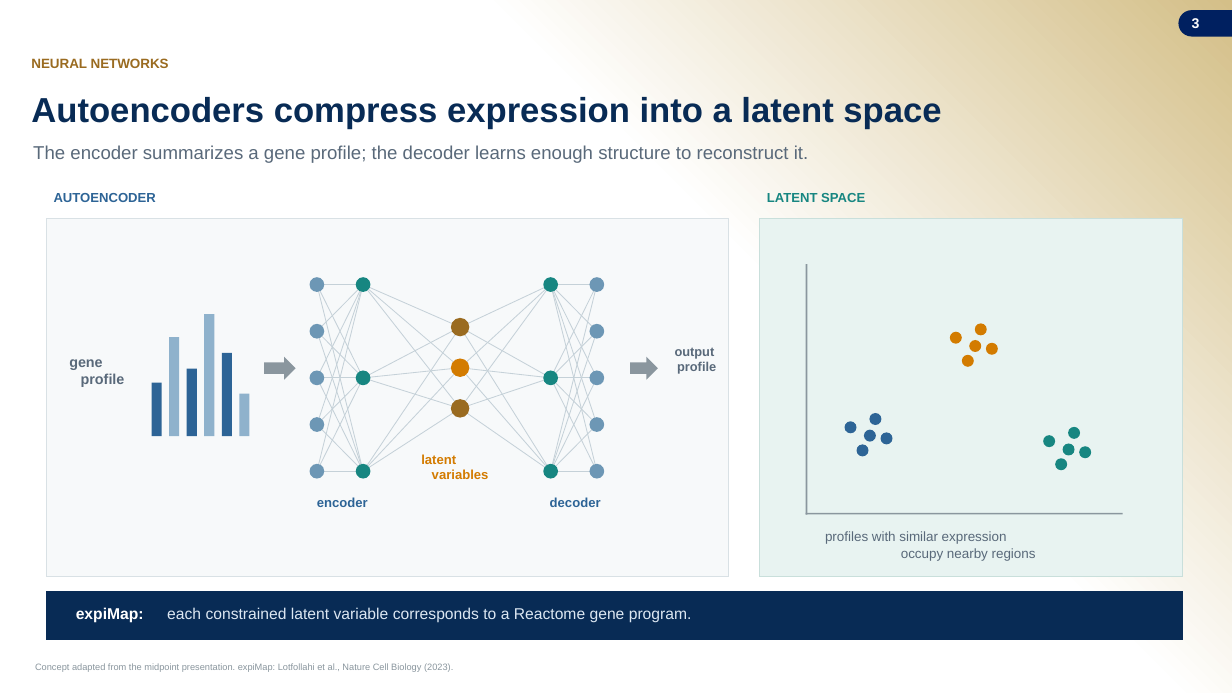
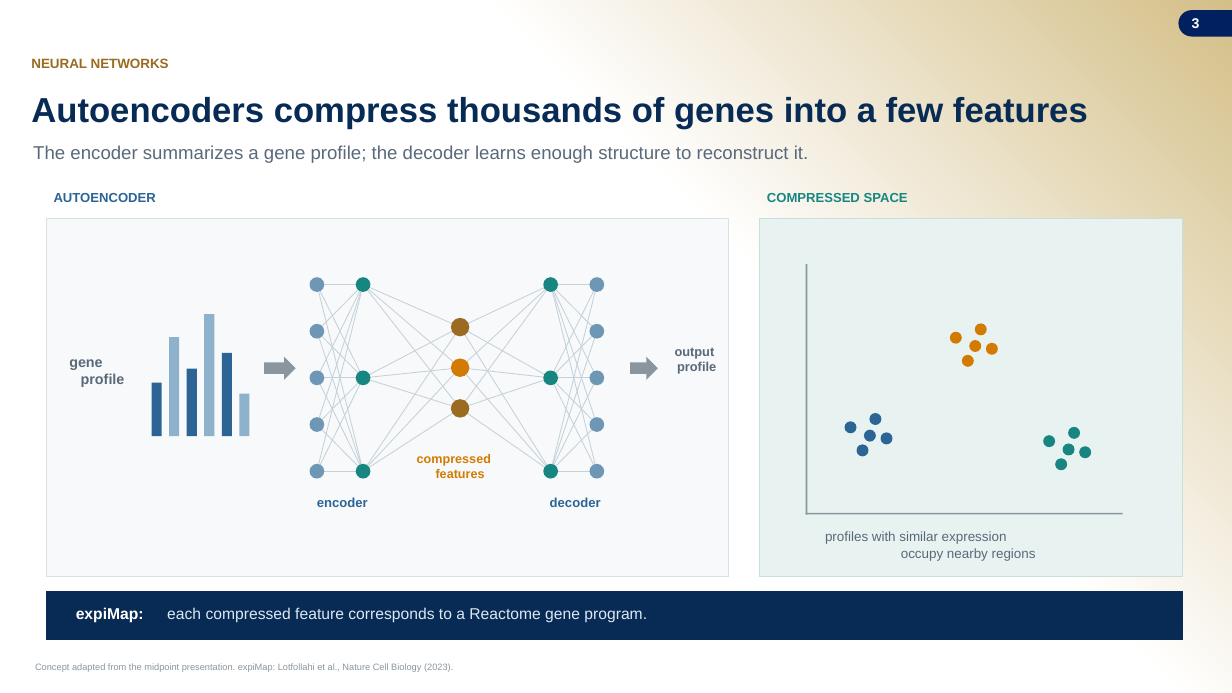
Before and after one commit to jasont314/nasa-mouse, a slide deck: slide 3 of presentation/SLSTP_2026_Generative_Transcriptomics.pptx. Drawn at 1232x693 pixels with LibreOffice and Linux fonts; fonts in the diff are those of the drawing; background and template pictures are left out. Boxes give left, top, right and bottom in pixels: in the first picture for what was removed or moved away, otherwise in the second. Text is boxed around its words. In the diff, an @@ line names an element or a change of style, - is before the commit and + after.

```diff
--- a/presentation/SLSTP_2026_Generative_Transcriptomics.pptx
+++ b/presentation/SLSTP_2026_Generative_Transcriptomics.pptx
@@ text at <box>31,97,1088,129</box>: text changed @@
-Autoencoders compress expression into a latent space
+Autoencoders compress thousands of genes into a few features
@@ text at <box>767,193,908,202</box>: text changed @@
-LATENT SPACE
+COMPRESSED SPACE
@@ text at <box>417,454,491,478</box>: text changed; size 10.2 to 9.8 pt @@
-latent
-variables
+compressed
+features
@@ text at <box>167,607,647,623</box>: text changed @@
-each constrained latent variable corresponds to a Reactome gene program.
+each compressed feature corresponds to a Reactome gene program.
```
Also in this commit, not shown: 22 other slides changed, 3 other files.
